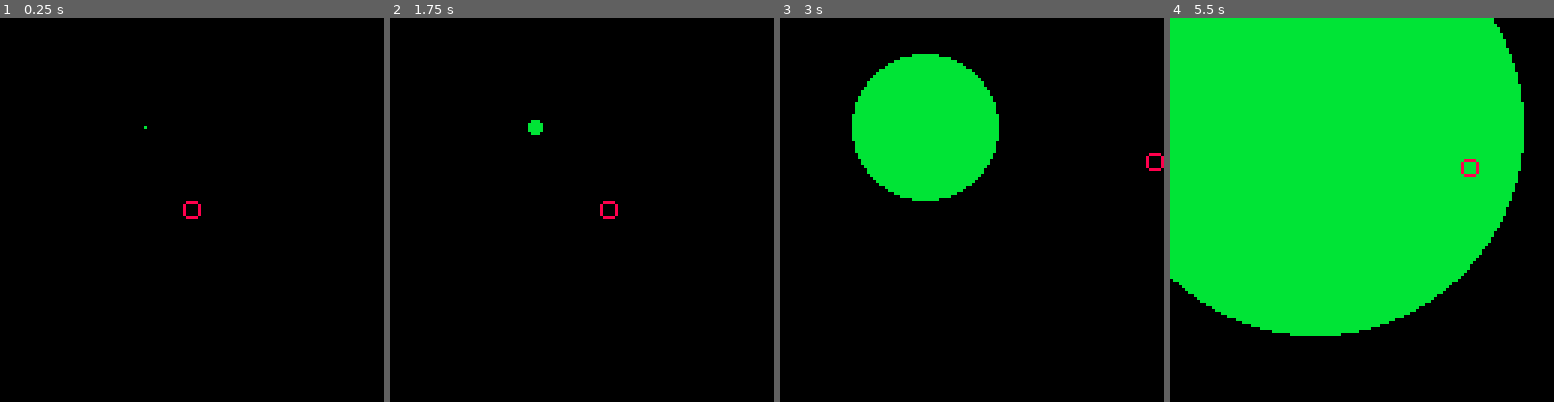
Above: before the commit, frames 1-4 (left to right).
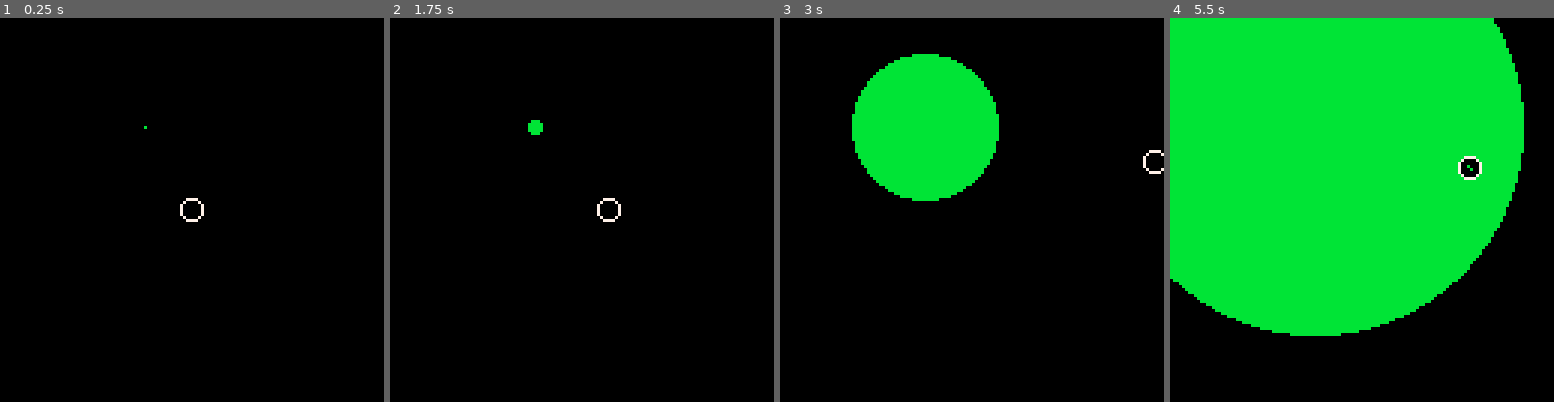
Above: after the commit, the same moments.

Repository: ryanelk/blend
Game: PICO-8 cartridge blend.p8
The game is run twice, just before and just after one commit, with the same random seed, the same clock (stepped at 60 frames per second) and the same inputs.
Inputs:
- Up to frame 1 (0.25 s): no input
- Up to frame 2 (1.75 s): hold Right from 1.6 s (still down)
- Up to frame 3 (3 s): release Right at 2.1 s; hold Up 2.15-2.42 s; hold Right from 2.47 s (still down)
- Up to frame 4 (5.5 s): release Right at 3.03 s; hold Left 3.08-3.58 s; hold Down 3.63-3.97 s; hold Right 4.02-4.68 s; hold Up 4.73-5.03 s; hold Left from 5.08 s (still down)

The runs differ from the first frame. In frame 1, 0.2% of the frame differs, in the area x 46-54%, y 46-54%; in frame 2, 0.2%; in frame 3, 0.2%; in frame 4, 0.3%, in the area x 75-82%, y 35-43%.

Commit message:
player corruption

Diff:
--- a/blend.p8
+++ b/blend.p8
@@ -16,14 +16,18 @@
 
 function game_init()
  game.state="title"
- game.frm_cnt=0
+ game.frm=0
  game.speed=1
  game.rad=60
  game.col=init_col()
+ game.frm_rate=60
+ map(0,0)
+ palt(8,true)
+ palt(0,true)
 end
 
 function _update60()
- game.frm_cnt+=1
+ game.frm+=1
  if (game.state=="title") then
   title_update()
   player_update()
@@ -37,15 +41,14 @@
   enemy_update()
   env_update()
  elseif (game.state=="end") then
+  env_update()
+  enemy_update()
   end_update()
  end
 end
 
 function _draw()
  cls()
- map(0,0)
- palt(7, true)
- palt(8,false)
  if (game.state=="title") then
   title_draw()
   env_draw()
@@ -59,6 +62,8 @@
   enemy_draw()
   player_draw()
  elseif (game.state=="end") then
+  env_draw()
+  enemy_draw()
   end_draw()
  end
 end
@@ -101,6 +106,43 @@
 end
 -->8
 -- draw library
+
+-- player draw
+function player_draw()
+ pal()
+ pal(7,p.col[7])
+ spr(1,p.x,p.y)
+ pal()
+ pal(8,p.col[6])
+ spr(3,p.x,p.y)
+ pal()
+ pal(8,p.col[4])
+ spr(4,p.x,p.y)
+ pal()
+ pal(8,p.col[2])
+ spr(5,p.x,p.y)
+
+ -- fill corrupted sprites
+ if (p.corrupted) then
+  -- calculate spr
+  cor_frm=corrupt_frame()
+  if (cor_frm>0) then
+   pal()
+   pal(8,p.col[5])
+   spr3=p.spr_lrg[cor_frm]
+   spr(spr3,p.x,p.y)
+   pal()
+   pal(8,p.col[3])
+   spr2=p.spr_med[cor_frm]
+   spr(spr2,p.x,p.y)
+   pal()
+   pal(8,p.col[1])
+   spr1=p.spr_sml[cor_frm]
+   spr(spr1,p.x,p.y)
+
+  end
+ end
+end
 -->8
 -- misc functions
 
@@ -143,10 +185,10 @@
 	 local dist2 =
 	 calc_dist2(o.x,o.y,p.x,p.y)
 	 if (dist2 < (o.rad*o.rad)) then
-	  printh("inside")
+	  --printh("inside")
 	  return true
 	 end
-	 printh("outside")
+	 --printh("outside")
 	 return false
 	end
 end
@@ -161,6 +203,24 @@
  end
  if (p.y<60) then o.y=60
  else o.y=30
+ end
+end
+
+function check_corrupt(obj,o_col)
+ for x=1,#obj.col-1 do
+  if (obj.col[x]!=o_col) then
+   return false
+  end
+ end
+ return true
+end
+
+function corrupt_frame()
+ count=game.frm%game.frm_rate*2
+ if (count<game.frm_rate/2) then
+  return 1
+ else
+  return 2
  end
 end
 -->8
@@ -177,6 +237,13 @@
  p.yspd=32
  p.acc=1
  p.drg=0.01
+ p.col={0,0,0,0,0,0,7}
+ p.spr_sml={6,7}
+ p.spr_med={8,9}
+ p.spr_lrg={10,11}
+ p.core=nil
+ p.corrupted=false
+ p.corrupt_frm=0
 
 end
 
@@ -199,13 +266,48 @@
 
  oasis_hit=oasis_collide(p,os[#os])
  if (oasis_hit) then
-  -- game over
- end
-
- bound_hit=bound_collide(p,es)
+  -- start corruption
+  if (p.core==nil) then
+   p.core={}
+   p.corrupted=true
+   p.core.col=os[#os].col
+   p.core.stg=1
+   p.col[p.core.stg]=p.core.col
+   p.core.stg+=1
+   p.col[p.core.stg]=p.core.col
+  end
+ end
+
+ -- increment corruption
+ if (p.corrupted) then
+  p.corrupt_frm+=1
+  show=p.corrupt_frm%game.frm_rate==0
+  if (show) then
+   if(p.corrupted and
+	  check_corrupt(p,os[#os].col)) then
+	 -- freeze all motor functions
+	 -- game over
+    p.col[#p.col]=p.core.col
+    game.state="end"
+   end
+
+   if (p.core.stg<6) then
+    p.core.stg+=1
+    p.col[p.core.stg]=p.core.col
+    p.core.stg+=1
+    p.col[p.core.stg]=p.core.col
+
+ 	 end
+  end
+
+ end
+
+ bound_hit=bound_collide(p)
  if (bound_hit) then
+  -- stop at wall
   p.x=mid(-1,p.x+p.dx,121)
   p.y=mid(-1,p.y+p.dy,121)
+
  else
   p.x+=p.dx
   p.y+=p.dy
@@ -229,16 +331,22 @@
 
 end
 
-function player_draw()
- spr(1,p.x,p.y)
-end
+
 
 
 -->8
 -- enemy
+e_n_type={1,2,3,4,5}
+e_c_type={1,2,3,4,5}
+e_base_spd=1
+
+-- different types spawn
+e_dif=1
 
 function enemy_update()
  -- update enemy position
+
+ -- do
 end
 
 function enemy_draw()
@@ -246,7 +354,10 @@
 end
 
 function e_init()
-
+ -- determine enemy position
+ -- determine enemy neutral t
+ -- determine enemy col
+ -- determine enemy chase t
 end
 
 function e_draw()
@@ -316,10 +427,11 @@
 
 end
 __gfx__
-00000000000000000000000000000000000000000000000000000000000000000000000000000000000000000000000000000000000000000000000000000000
-00000000008888000800008000000000000000000000000000000000000000000000000000000000000000000000000000000000000000000000000000000000
-00700700080000800088880000000000000000000000000000000000000000000000000000000000000000000000000000000000000000000000000000000000
-00077000080000800088880000000000000000000000000000000000000000000000000000000000000000000000000000000000000000000000000000000000
-00077000080000800088880000000000000000000000000000000000000000000000000000000000000000000000000000000000000000000000000000000000
-00700700080000800088880000000000000000000000000000000000000000000000000000000000000000000000000000000000000000000000000000000000
-00000000008888000800008000000000000000000000000000000000000000000000000000000000000000000000000000000000000000000000000000000000
+00000000007777007700007700000000000000000000000000000000000000000000000000000000000000000000000000000000000000000000000000000000
+00000000070000707000000700888800000000000000000000000000000000000000000000000000000808000080800000000000000000000000000000000000
+00700700700000070000000008888880008888000000000000000000000000000008080000808000008888800888880000000000000000000000000000000000
+00077000700000070000000008888880008888000008800000008000000800000088800000088800088888000088888000000000000000000000000000000000
+00077000700000070000000008888880008888000008800000080000000080000008880000888000008888800888880000000000000000000000000000000000
+00700700700000070000000008888880008888000000000000000000000000000080800000080800088888000088888000000000000000000000000000000000
+00000000070000707000000700888800000000000000000000000000000000000000000000000000008080000008080000000000000000000000000000000000
+00000000007777007700007700000000000000000000000000000000000000000000000000000000000000000000000000000000000000000000000000000000
